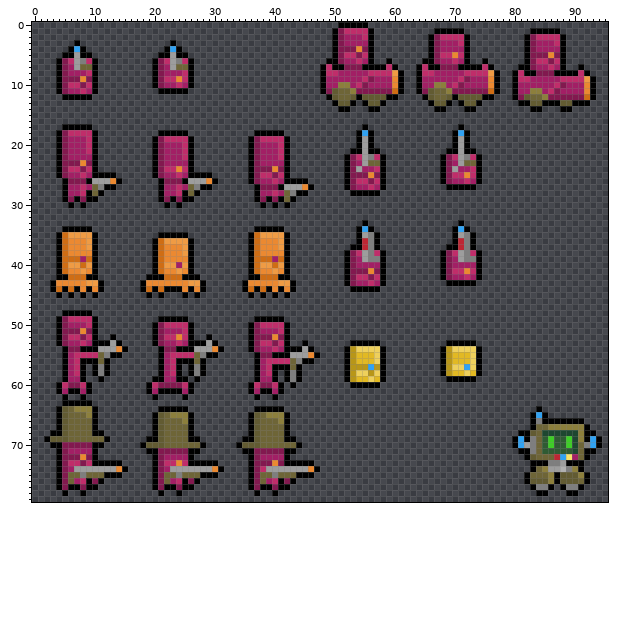
Sprite sheet: ArtDump/enemies.png. The picture above is the old version.
The file is 96x80 pixels. The old version is drawn lined up with the new one.
Once edited:
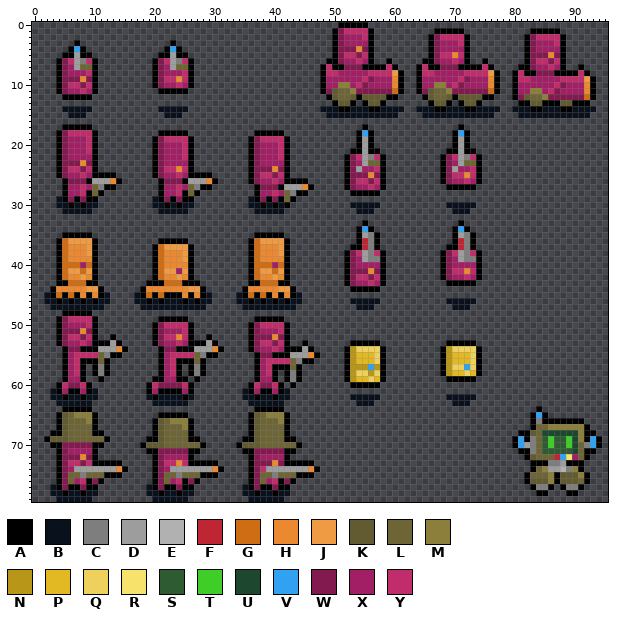
Palette (. is transparent): A #000000  B #09111c  C #7e7e7e  D #9d9d9d  E #b1b1b1  F #be2633  G #cf6d14  H #eb8931  J #ef9b44  K #625b32  L #6e6537  M #8c7f3c  N #b89618  P #e2b923  Q #eed05c  R #f7e26b  S #2f5b33  T #3ece27  U #1e4730  V #31a2f2  W #82194f  X #a21f65  Y #c02d6a
Changes in this commit:
whole drawing moved by +0,-1 (the old picture is shown already moved)
y 14: x 5..9 ..... -> BBBBB; x 21..25 ..... -> BBBBB; x 48..50 ... -> BBB; x 53..55 ... -> BBB; x 58..61 .... -> BBBB; x 64..66 ... -> BBB; x 69..71 ... -> BBB; x 74..77 .... -> BBBB; x 80..82 ... -> BBB; x 85..87 ... -> BBB; x 90..93 .... -> BBBB
y 15: x 6..8 ... -> BBB; x 22..24 ... -> BBB; x 49..60 ............ -> BBBBBBBBBBBB; x 65..76 ............ -> BBBBBBBBBBBB; x 81..92 ............ -> BBBBBBBBBBBB
y 29: x 4 . -> B; x 20 . -> B; x 36 . -> B
y 30: x 4..5 .. -> BB; x 7 . -> B; x 9..10 .. -> BB; x 20..21 .. -> BB; x 23 . -> B; x 25..26 .. -> BB; x 36..37 .. -> BB; x 39 . -> B; x 41 . -> B; x 53..57 ..... -> BBBBB; x 69..73 ..... -> BBBBB
y 31: x 5..9 ..... -> BBBBB; x 21..25 ..... -> BBBBB; x 37..41 ..... -> BBBBB; x 54..56 ... -> BBB; x 70..72 ... -> BBB
y 34: x 5..9 AAAAA -> .....; x 37..41 AAAAA -> .....
y 35: x 4..10 AGJJJJA -> .AAAAA.; x 21..25 AAAAA -> .....; x 36..42 AGJJJJA -> .AAAAA.
y 36: x 6..8 HHH -> JJJ; x 20..26 AGJJJJA -> .AAAAA.; x 38..40 HHH -> JJJ
y 37: x 22..24 HHH -> JJJ
y 38: x 9 H -> J; x 41 H -> J
y 39: x 6..9 GGXG -> HHHH; x 25 H -> J; x 38..41 GGXG -> HHHH
y 40: x 6..9 JJGJ -> GGXG; x 22..25 JJXJ -> HHHH; x 38..41 JJGJ -> GGXG
y 41: x 6..9 HHJH -> JJGJ; x 22..25 HHJH -> JJXJ; x 38..41 HHJH -> JJGJ
y 42: x 5..9 AGGGA -> GHHJH; x 19 A -> .; x 21..25 AGGGA -> GHHJH; x 27 A -> .; x 37..41 AGGGA -> GHHJH
y 43: x 3..11 AHHHHHJJA -> .AAGGGAA.; x 18..28 AHHHHHHHJJA -> .AAAGGGAAA.; x 35..43 AHHHHHJJA -> .AAGGGAA.
y 44: x 4..7 GAGA -> HHHH; x 9..10 AH -> JJ; x 19..24 GAGAAA -> HHHHHH; x 26..27 AH -> JJ; x 36..39 GAGA -> HHHH; x 41..42 AH -> JJ
y 45: x 2..12 ..A.A.A.A.. -> BAGAGAHAHAB; x 17..29 ..A.A...A.A.. -> BAGAGAAAHAHAB; x 34..44 ..A.A.A.A.. -> BAGAGAHAHAB
y 46: x 2..12 ........... -> BBABABABABB; x 17..29 ............. -> BBABABBBABABB; x 34..44 ........... -> BBABABABABB; x 53..57 ..... -> BBBBB; x 69..73 ..... -> BBBBB
y 47: x 3..11 ......... -> BBBBBBBBB; x 18..28 ........... -> BBBBBBBBBBB; x 35..43 ......... -> BBBBBBBBB; x 54..56 ... -> BBB; x 70..72 ... -> BBB
y 61: x 3 . -> B; x 10 . -> B; x 35 . -> B; x 42 . -> B
y 62: x 3..4 .. -> BB; x 6..7 .. -> BB; x 9..10 .. -> BB; x 19 . -> B; x 21..24 .... -> BBBB; x 26 . -> B; x 35..36 .. -> BB; x 38..39 .. -> BB; x 41..42 .. -> BB; x 53..57 ..... -> BBBBB; x 69..73 ..... -> BBBBB
y 63: x 4..9 .AAAAA -> BBBBBB; x 20..25 ...... -> BBBBBB; x 36..41 ...... -> BBBBBB; x 54..56 ... -> BBB; x 70..72 ... -> BBB
y 64: x 4..10 AKLMMMA -> .AAAAA.; x 21..25 AAAAA -> .....
y 65: x 7..8 LL -> MM; x 20..26 AKLMMMA -> .AAAAA.
y 66: x 9 L -> M; x 23..24 LL -> MM
y 67: x 25 L -> M
y 77: x 3 . -> B; x 19 . -> B; x 35 . -> B
y 78: x 3..4 .. -> BB; x 6..7 .. -> BB; x 9..10 .. -> BB; x 19..20 .. -> BB; x 22..23 .. -> BB; x 25..26 .. -> BB; x 35..36 .. -> BB; x 38..39 .. -> BB; x 41..42 .. -> BB
y 79: x 4..9 ...... -> BBBBBB; x 20..25 ...... -> BBBBBB; x 36..41 ...... -> BBBBBB
